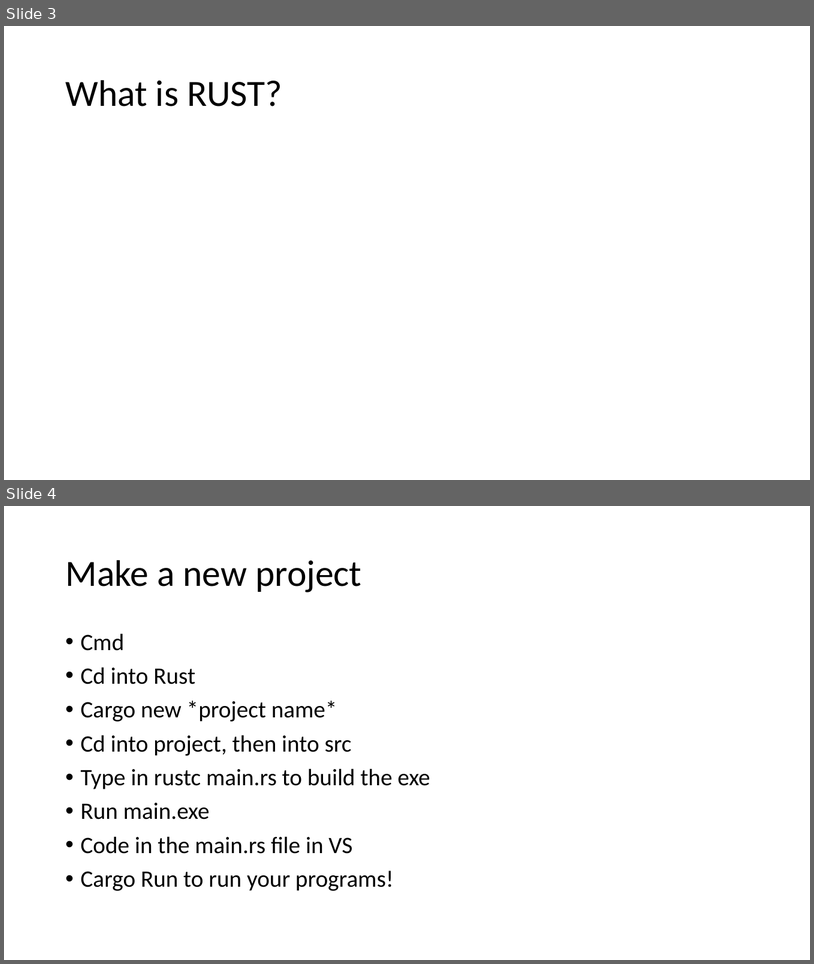
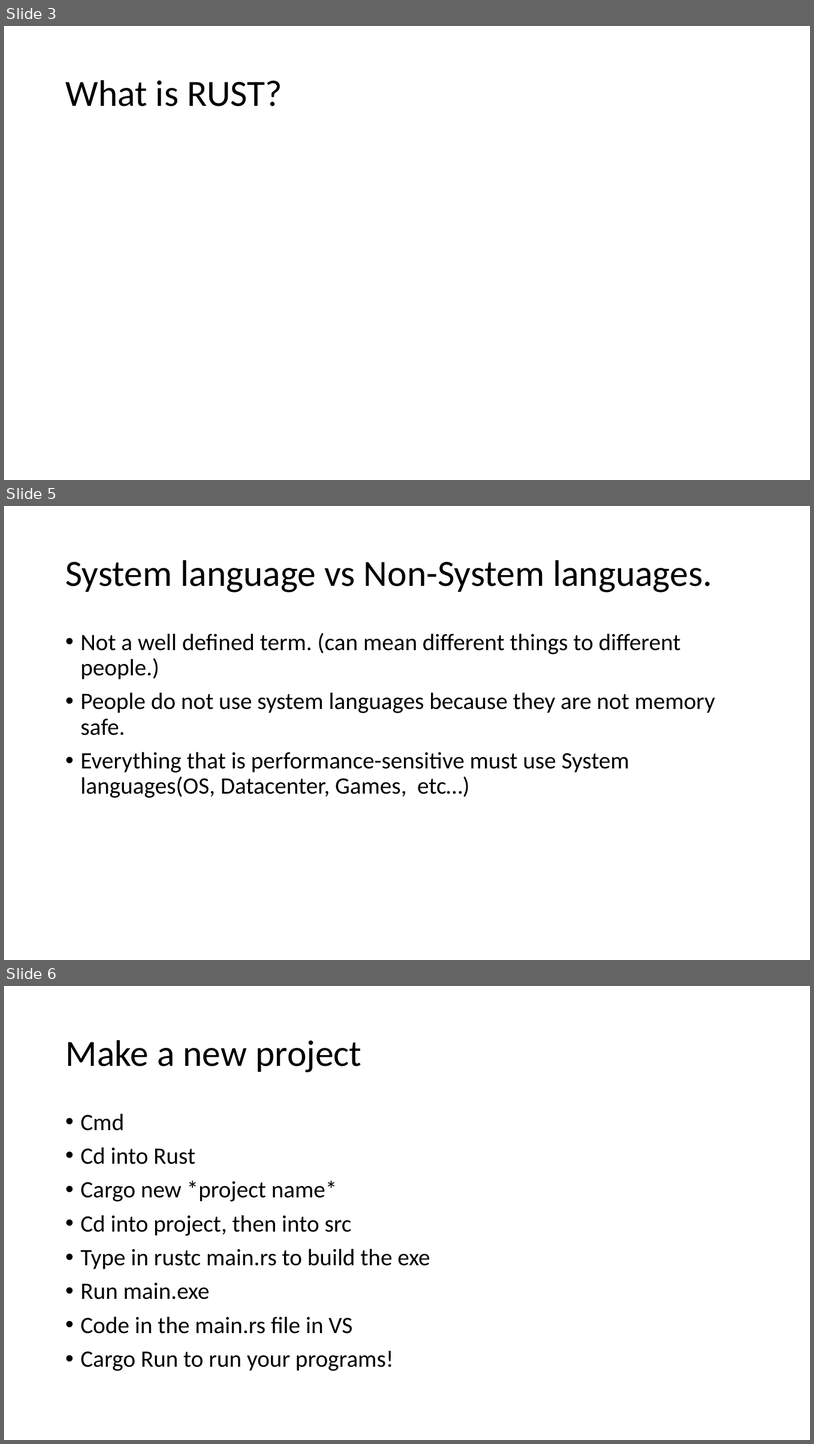
Before and after one commit to AlexbMitchelmore/WebDevRust, a slide deck: RUST.pptx. Shown one above the other, each under a label of ours: slides 3 and 4 before the commit, slides 3, 5 and 6 after it; the slides between them are not shown. The pictures are 814x964 and 814x1444 pixels, drawn with LibreOffice and Linux fonts; fonts in the diff are those of the drawing. Boxes give left, top, right and bottom in pixels: in the first picture for what was removed or moved away, otherwise in the second. Text is boxed around its words. In the diff, an @@ line names an element or a change of style, - is before the commit and + after.

```diff
--- a/RUST.pptx
+++ b/RUST.pptx
@@ slide 5 added at box(4, 506, 810, 960), background #FFFFFF @@
@@ title added at box(65, 560, 712, 592), 44 pt, text #000000 @@
+System language vs Non-System languages.
@@ text added at box(81, 633, 716, 798), 28 pt, text #000000 @@
+• Not a well defined term. (can mean different things to different people.)
+• People do not use system languages because they are not memory safe.
+• Everything that is performance-sensitive must use System languages(OS, Datacenter, Games, etc…)
@@ what was slide 4 is now slide 6 @@
```
Also in this commit, not shown: 1 other slide added.
